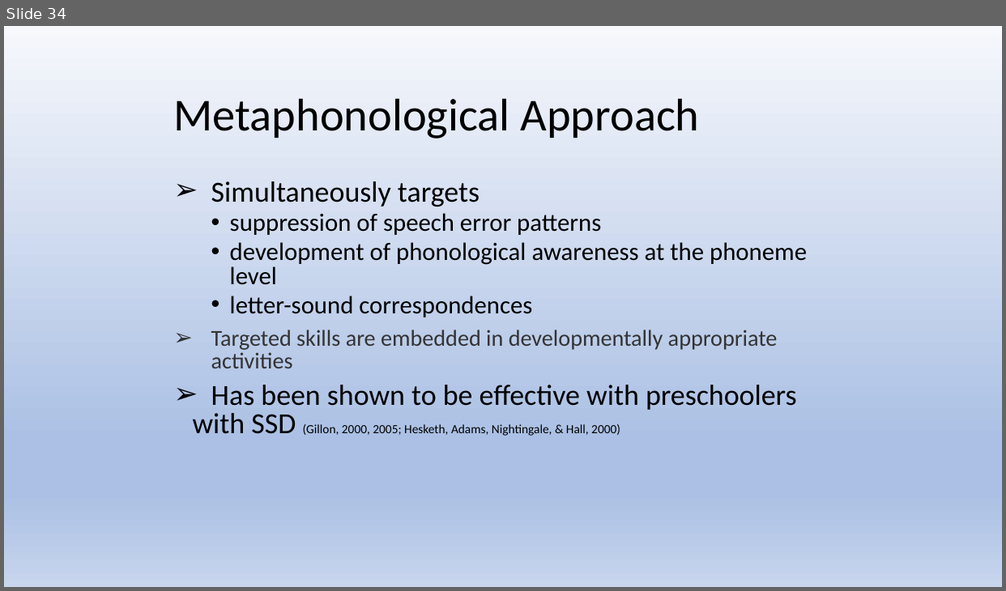
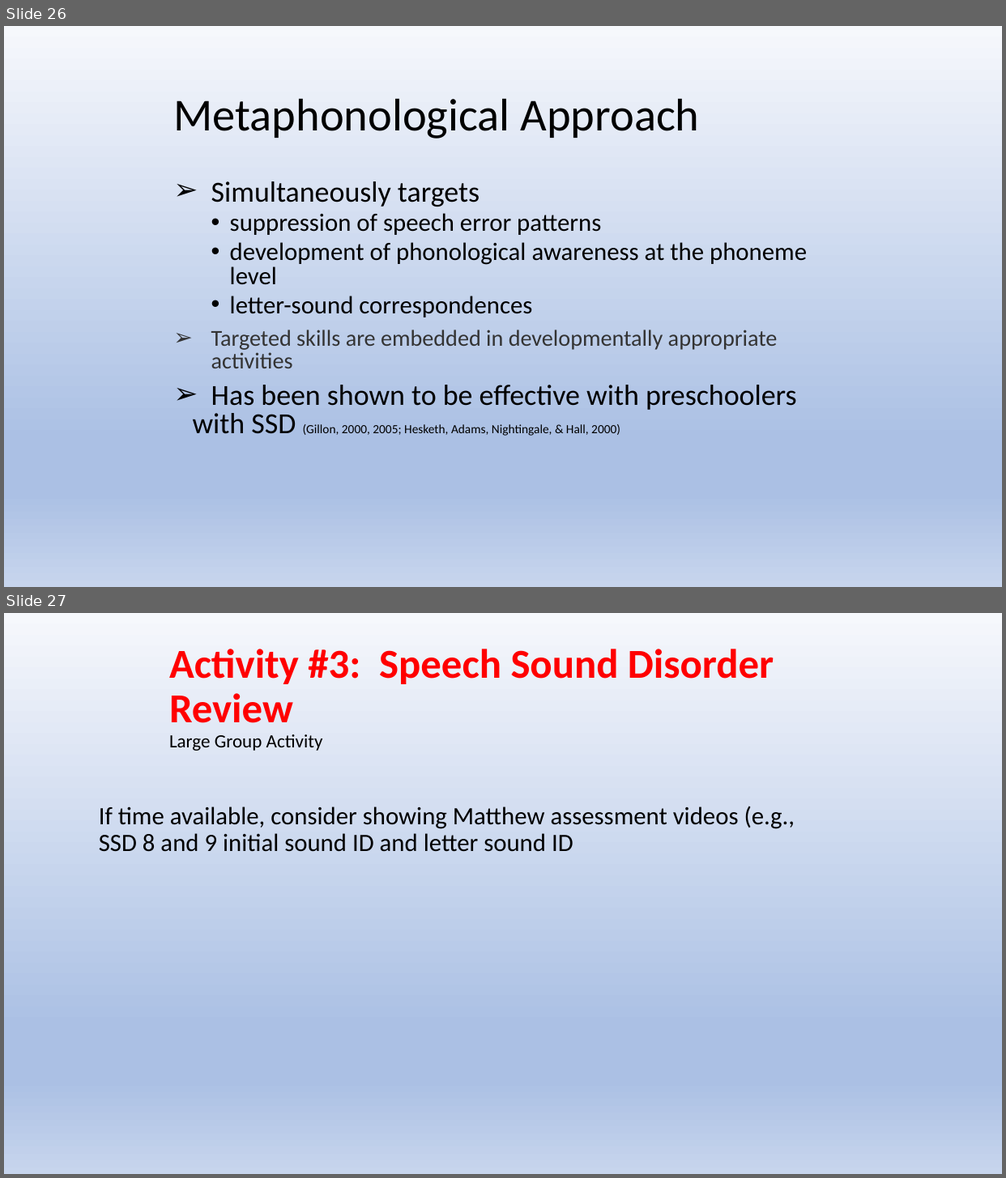
Before and after one commit to Jim-Wright90/cds431_sp22, a slide deck: slides/cds431_week2_1.pptx. Shown one above the other, each under a label of ours: slide 34 before the commit, slides 26 and 27 after it. The pictures are 1006x591 and 1006x1178 pixels, drawn with LibreOffice and Linux fonts; fonts in the diff are those of the drawing. Boxes give left, top, right and bottom in pixels: in the first picture for what was removed or moved away, otherwise in the second. Text is boxed around its words. In the diff, an @@ line names an element or a change of style, - is before the commit and + after.

```diff
--- a/slides/cds431_week2_1.pptx
+++ b/slides/cds431_week2_1.pptx
@@ slide 27 added at <box>4,613,1002,1174</box>, background gradient #F6F8FC to #ABC0E4 to #C7D5ED @@
@@ title added at <box>169,649,774,751</box>, 39.6 pt, text #FF0000, bold @@
+Activity #3: Speech Sound Disorder Review
+Large Group Activity
@@ text added at <box>99,806,795,852</box>, 24 pt, text #000000 @@
+  If time available, consider showing Matthew assessment videos (e.g., SSD 8 and 9 initial sound ID and letter sound ID
@@ what was slide 34 is now slide 26 @@
```
Also in this commit, not shown: 13 slides changed, 8 slides removed, 1 other file.
